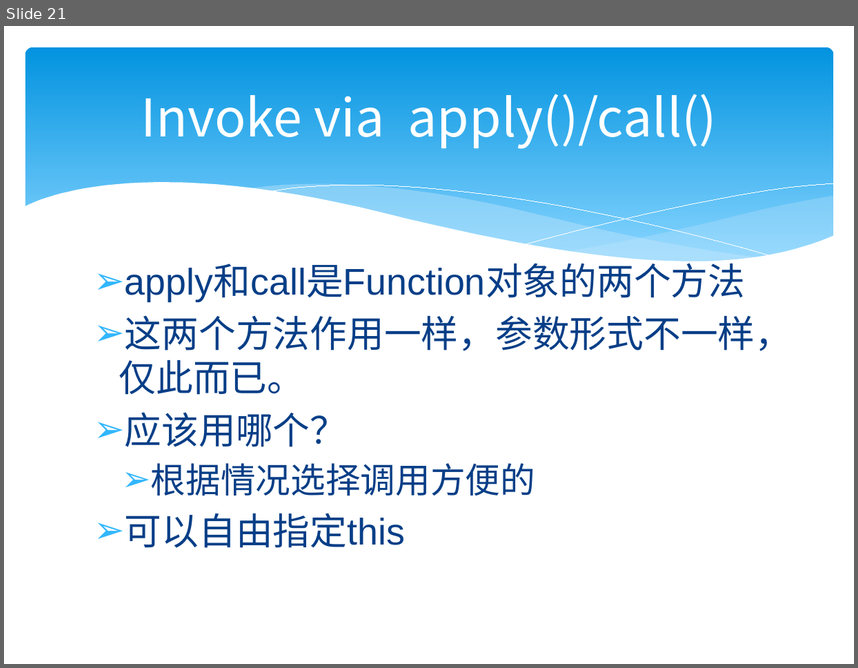
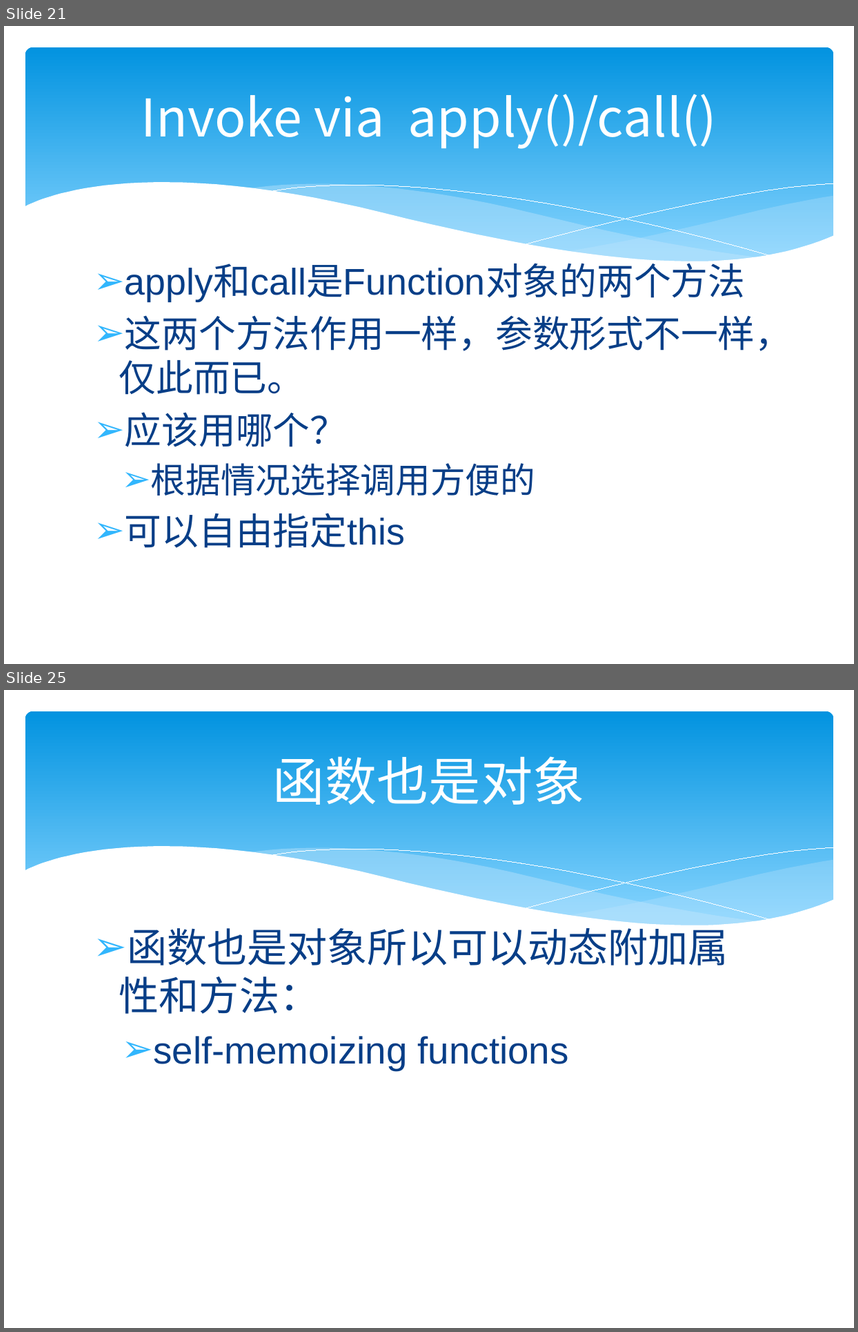
Before and after one commit to zjumty/jsfunc_training, a slide deck: JavaScriptFunctionObject.pptx. Shown one above the other, each under a label of ours: slide 21 before the commit, slides 21 and 25 after it; the slides between them are not shown. The pictures are 858x668 and 858x1332 pixels, drawn with LibreOffice and Linux fonts; fonts in the diff are those of the drawing. Boxes give left, top, right and bottom in pixels: in the first picture for what was removed or moved away, otherwise in the second. Text is boxed around its words. In the diff, an @@ line names an element or a change of style, - is before the commit and + after.

```diff
--- a/JavaScriptFunctionObject.pptx
+++ b/JavaScriptFunctionObject.pptx
@@ slide 25 added at bbox=[4, 690, 854, 1328], background #FFFFFF; not listed: 6 template elements that a slide beside it also shows @@
@@ title added at bbox=[273, 756, 585, 805], 44 pt, text #FFFFFF @@
+函数也是对象
@@ text added at bbox=[119, 921, 728, 1070], 32 pt, text #073E87 @@
+➢ 函数也是对象所以可以动态附加属性和方法：
+  ➢ self-memoizing functions
```
Also in this commit, not shown: 4 other slides added, 6 other files.
